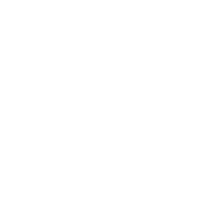
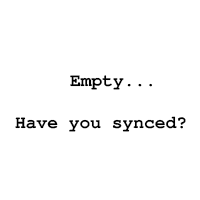
Before/after of a 200 x 200 layered artwork. What changed in the layer stack:
added layer "Have you synced?" above "Empty..." over [15, 116, 186, 132]
added layer "Empty..." above "Layer 0" over [70, 75, 152, 90]
